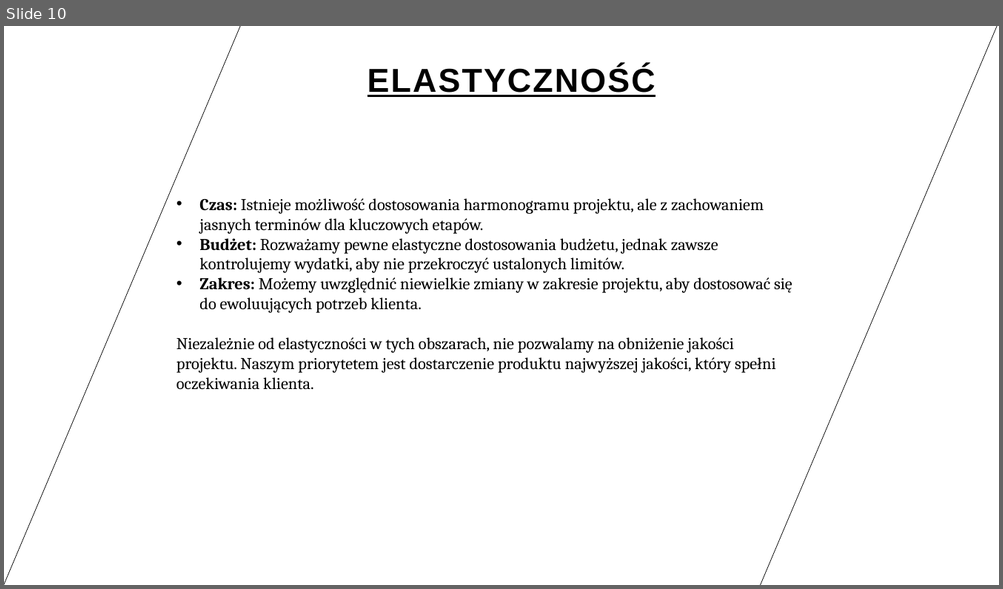
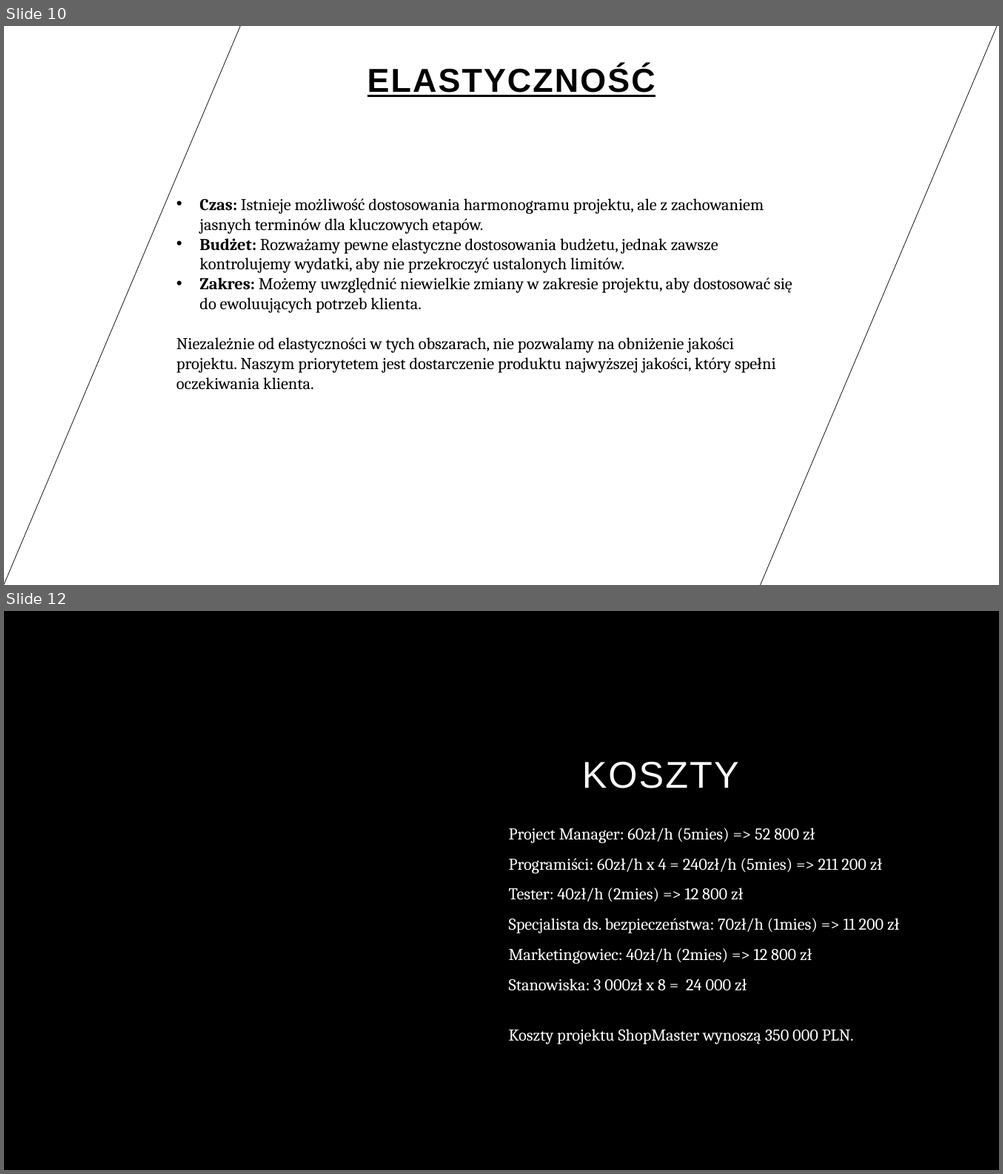
Before and after one commit to qbojj/projekt-IO, a slide deck: prezentacja io 1.pptx. Shown one above the other, each under a label of ours: slide 10 before the commit, slides 10 and 12 after it; the slides between them are not shown. The pictures are 1003x589 and 1003x1174 pixels, drawn with LibreOffice and Linux fonts; fonts in the diff are those of the drawing; background and template pictures are left out. Boxes give left, top, right and bottom in pixels: in the first picture for what was removed or moved away, otherwise in the second. Text is boxed around its words. In the diff, an @@ line names an element or a change of style, - is before the commit and + after.

```diff
--- a/prezentacja io 1.pptx
+++ b/prezentacja io 1.pptx
@@ slide 12 added at (x1=4, y1=611, x2=999, y2=1170), background #000000 @@
@@ title added at (x1=582, y1=761, x2=739, y2=789), 36 pt, text #FFFFFF @@
+KOSZTY
@@ subtitle added at (x1=509, y1=828, x2=899, y2=1045), 16 pt, text #FFFFFF @@
+Project Manager: 60zł/h (5mies) => 52 800 zł
+Programiści: 60zł/h x 4 = 240zł/h (5mies) => 211 200 zł
+Tester: 40zł/h (2mies) => 12 800 zł
+Specjalista ds. bezpieczeństwa: 70zł/h (1mies) => 11 200 zł
+Marketingowiec: 40zł/h (2mies) => 12 800 zł
+Stanowiska: 3 000zł x 8 = 24 000 zł
+Koszty projektu ShopMaster wynoszą 350 000 PLN.
```
Also in this commit, not shown: 3 slides changed, 1 slide removed, 1 other file.
